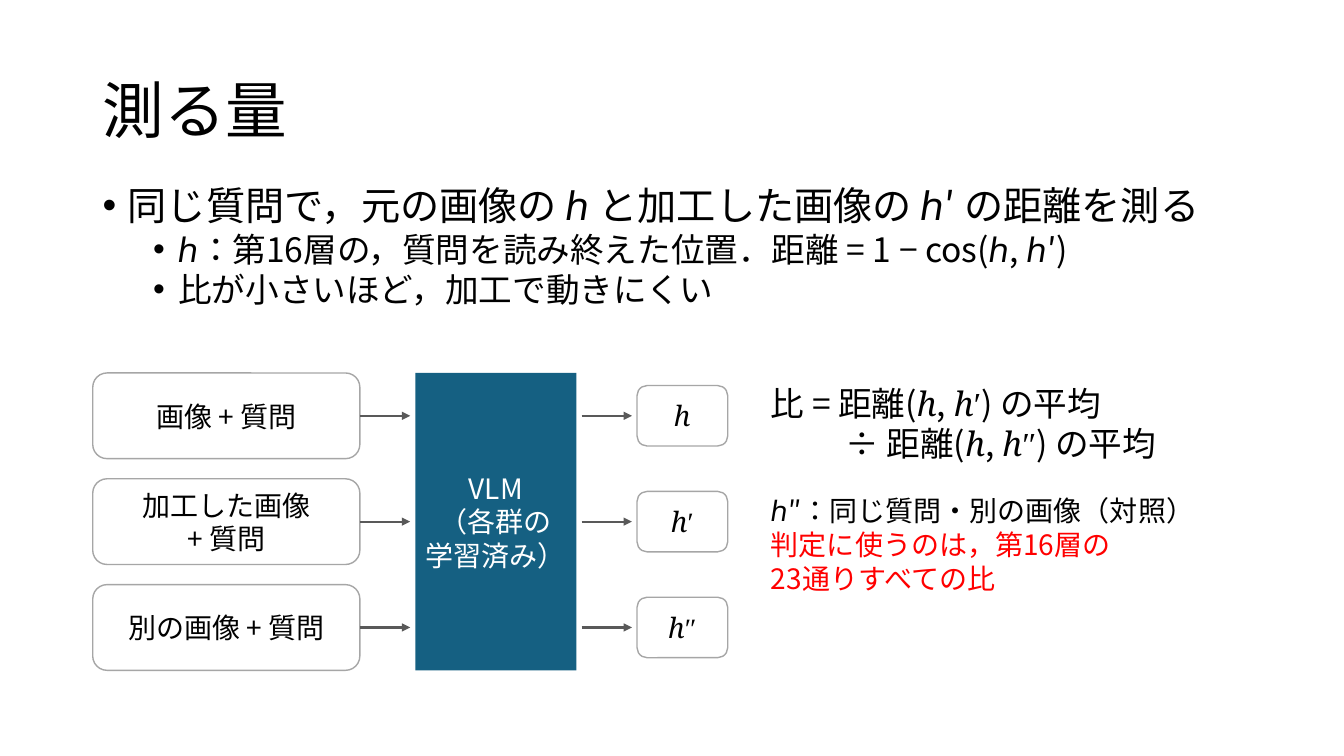
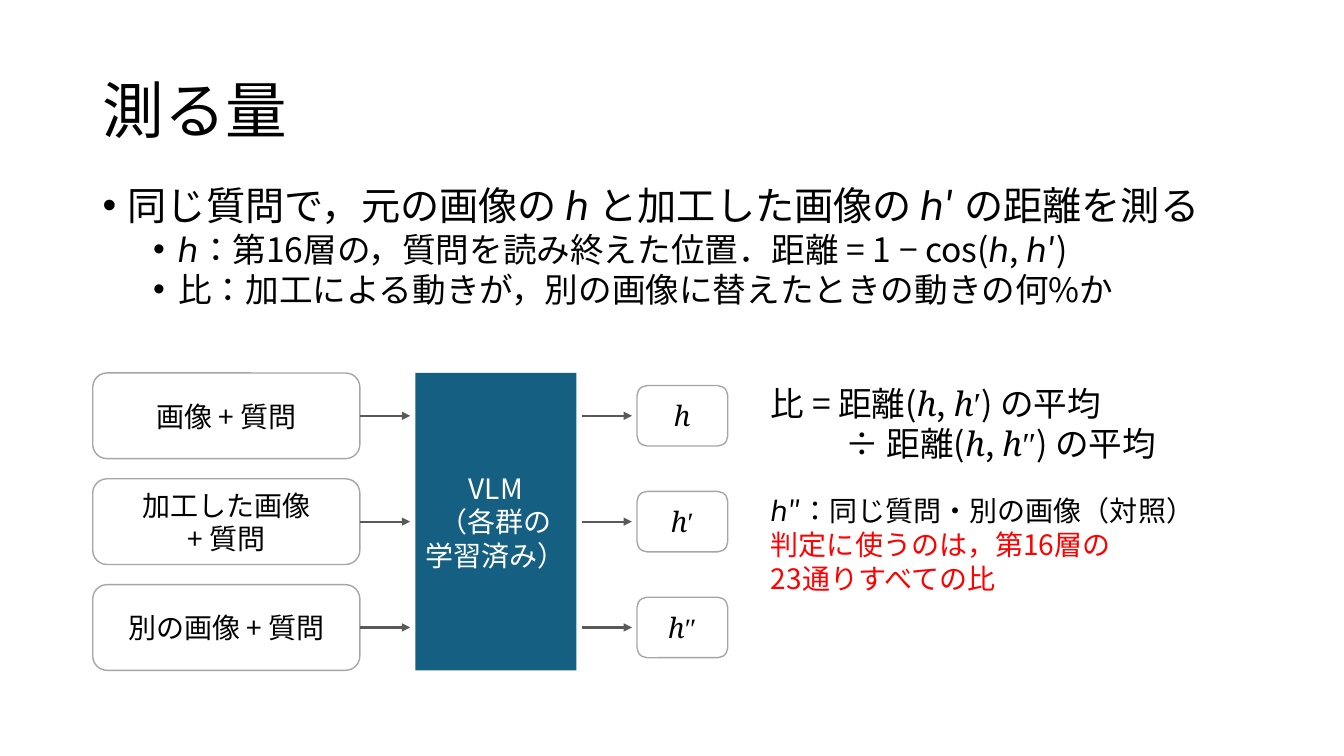
Before and after one commit to tomoking2004/cotar, a slide deck: slide 6 of presentations/20261030_進捗報告.pptx. Drawn at 1344x756 pixels with LibreOffice and Linux fonts; fonts in the diff are those of the drawing. Boxes give left, top, right and bottom in pixels: in the first picture for what was removed or moved away, otherwise in the second. Text is boxed around its words. In the diff, an @@ line names an element or a change of style, - is before the commit and + after.

```diff
--- a/presentations/20261030_進捗報告.pptx
+++ b/presentations/20261030_進捗報告.pptx
@@ text at <box>178,267,1113,306</box>: text changed @@
-  • 比が小さいほど，加工で動きにくい
+  • 比：加工による動きが，別の画像に替えたときの動きの何%か
```
Also in this commit, not shown: 3 other slides changed, 1 slide added, 1 other file.
